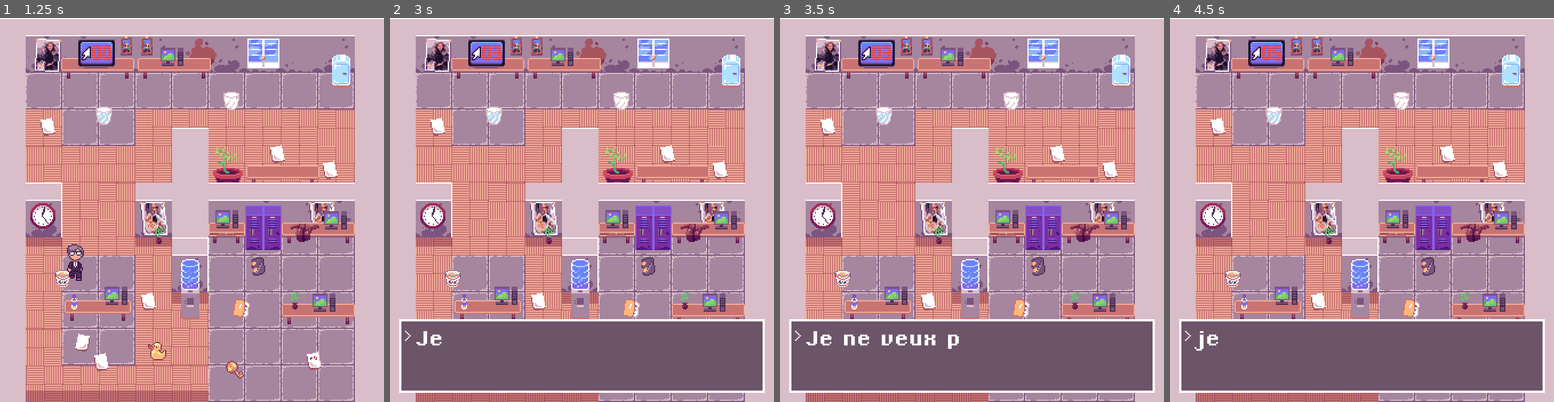
Above: before the commit, frames 1-4 (left to right).
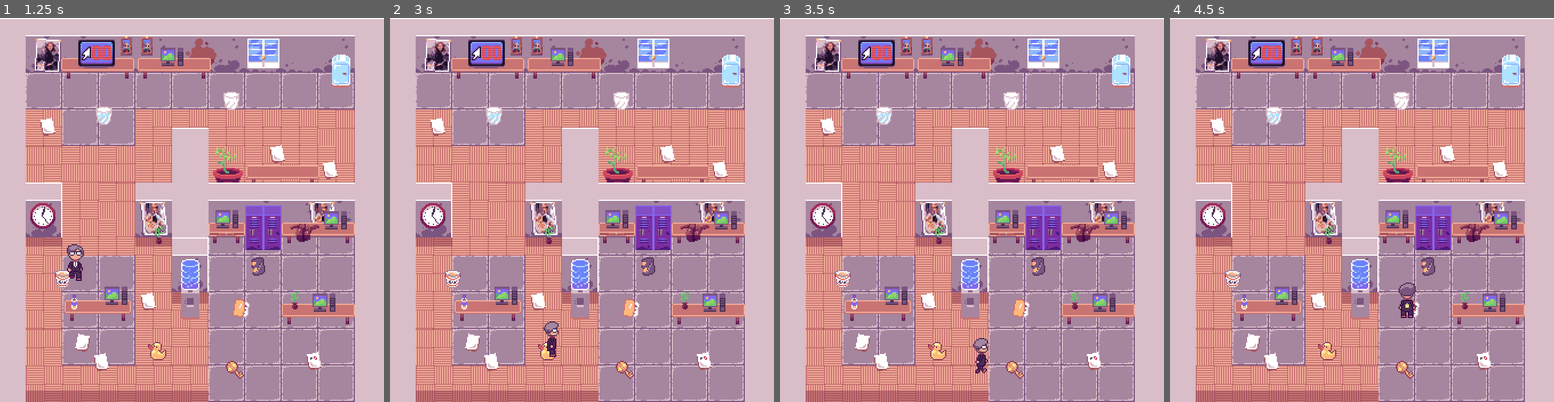
Above: after the commit, the same moments.

Repository: Riaphou/GitRAIN
Game: Godot game, scene res://project-rain/game.tscn
Two runs of this game, one before a commit and one after it. Both use one fixed random seed, a clock stepped at 60 frames per second and the inputs below. This scene is started directly instead of the project's main scene.
Inputs (mouse positions are in pixels of both pictures, inside the frame that each line leads up to):
- Up to frame 1 (1.25 s): tap Enter at 0.5 s; move the mouse to (61, 279) at 0.52 s; press the mouse at (61, 279) at 0.53 s; hold Right (right) from 0.53 s (still down)
- Up to frame 2 (3 s): move the mouse to (647, 267) at 1.27 s; release Right (right) at 1.28 s; release the mouse at (647, 267) at 1.28 s; hold Left (left) 1.28-2.03 s; click (647, 267) at 1.35 s; move the mouse to (547, 352) at 2.02 s; press the mouse at (547, 352) at 2.03 s; hold Right (right) 2.03-2.78 s; move the mouse to (624, 371) at 2.77 s; release the mouse at (624, 371) at 2.78 s; hold Up (up) from 2.78 s (still down); click (624, 371) at 2.85 s
- Up to frame 3 (3.5 s): keep holding Up (up)
- Up to frame 4 (4.5 s): move the mouse to (1411, 309) at 3.52 s; release Up (up) at 3.53 s; press the mouse at (1411, 309) at 3.53 s; hold Left (left) from 3.53 s (still down); move the mouse to (1400, 102) at 4.27 s; release the mouse at (1400, 102) at 4.28 s; click (1400, 102) at 4.35 s

Frame 1 is identical in both runs. In frame 2, 18% of the frame differs, in the area x 2-98%, y 8-98%; in frame 3, 18%; in frame 4, 18%.

Commit message:
ajout de qq com

Diff:
--- a/project-rain/codes/boite_dialogue.gd
+++ b/project-rain/codes/boite_dialogue.gd
@@ -4,10 +4,10 @@
 
 
 #les nodes
-@onready var textbox_container = $textBoxContainer
+@onready var textbox_container = $textBoxContainer # la boite de dialogue
 @onready var start_symbol = $textBoxContainer/MarginContainer/HBoxContainer/start
 @onready var end_symbol = $textBoxContainer/MarginContainer/HBoxContainer/end
-@onready var label = $textBoxContainer/MarginContainer/HBoxContainer/text
+@onready var label = $textBoxContainer/MarginContainer/HBoxContainer/text # le texte
 
 #les états
 enum state {
--- a/project-rain/game.tscn
+++ b/project-rain/game.tscn
@@ -1,10 +1,10 @@
-[gd_scene load_steps=6 format=3 uid="uid://dcy4po8b6p7sv"]
+[gd_scene load_steps=6 format=3 uid="uid://df380d7vugrcq"]
 
 [ext_resource type="PackedScene" uid="uid://campp3q3e7ojl" path="res://project-rain/map.tscn" id="1_dff61"]
-[ext_resource type="Script" uid="uid://c1jsc14oovymr" path="res://project-rain/codes/testRoomCode.gd" id="1_n1uv3"]
+[ext_resource type="Script" path="res://project-rain/testRoomCode.gd" id="1_n1uv3"]
 [ext_resource type="PackedScene" uid="uid://pacsmfpp62jv" path="res://project-rain/boite_dialogue.tscn" id="3_fsql1"]
 [ext_resource type="PackedScene" uid="uid://b2ln7ca172tuu" path="res://project-rain/jamyson.tscn" id="4_hhsqc"]
-[ext_resource type="PackedScene" uid="uid://dtextpv2htc2s" path="res://project-rain/objet.tscn" id="5_emrwl"]
+[ext_resource type="PackedScene" uid="uid://4queb2jkm7o5" path="res://project-rain/objet.tscn" id="5_emrwl"]
 
 [node name="Game" type="Node2D"]
 script = ExtResource("1_n1uv3")
